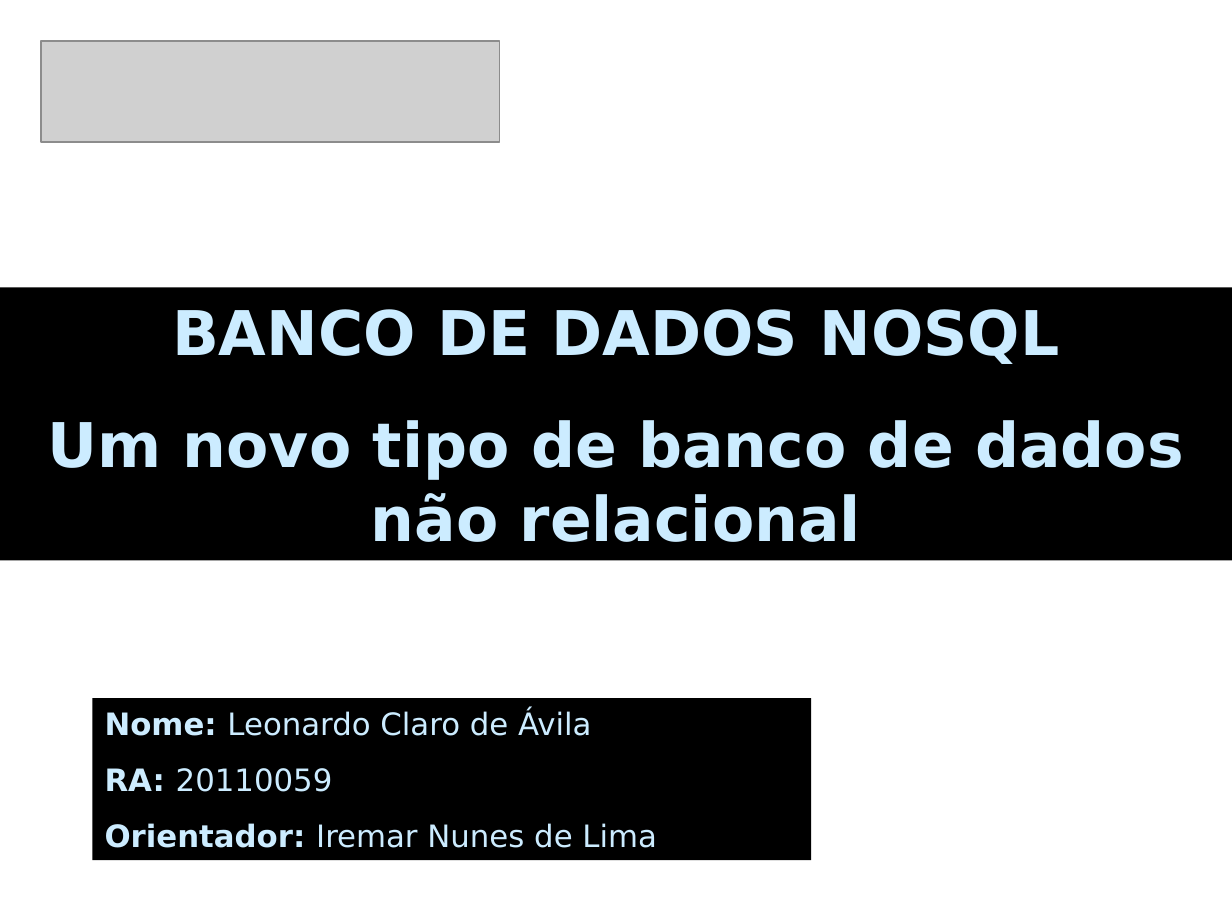
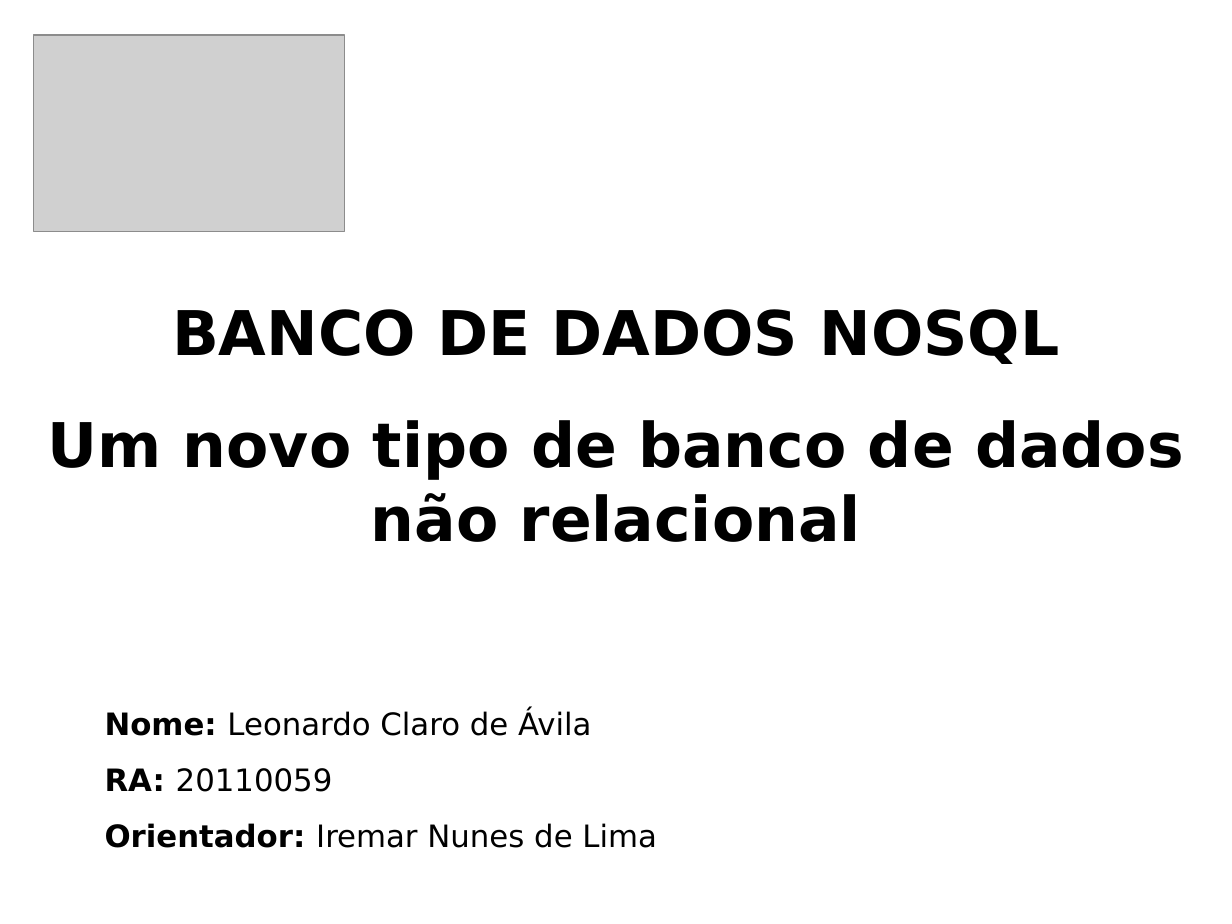
Before and after one commit to leoclaro/artigo-nosql, a slide deck: slide 1 of trabalho final/Apresentação - NOSQL.ppt. Drawn at 1232x924 pixels with LibreOffice and Linux fonts; fonts in the diff are those of the drawing; grey boxes stand for pictures; background and template pictures are left out. Boxes give left, top, right and bottom in pixels: in the first picture for what was removed or moved away, otherwise in the second. Text is boxed around its words. In the diff, an @@ line names an element or a change of style, - is before the commit and + after.

```diff
--- a/trabalho final/Apresentação - NOSQL.ppt
+++ b/trabalho final/Apresentação - NOSQL.ppt
@@ picture: place and size @@
-picture at bbox=[41, 41, 499, 142]
+picture at bbox=[33, 34, 344, 230]
@@ text "BANCO DE DADOS NOSQL": place and size @@
-text "BANCO DE DADOS NOSQL" at bbox=[0, 287, 1232, 561]
+text "BANCO DE DADOS NOSQL" at bbox=[47, 309, 1184, 542]
@@ text "BANCO DE DADOS NOSQL" at bbox=[47, 309, 1184, 542]: text colour #CCECFF to #000000; fill #000000 to none @@
@@ text "Nome: Leonardo Claro de Ávila": place and size @@
-text "Nome: Leonardo Claro de Ávila" at bbox=[92, 699, 811, 861]
+text "Nome: Leonardo Claro de Ávila" at bbox=[105, 710, 657, 848]
@@ text "Nome: Leonardo Claro de Ávila" at bbox=[105, 710, 657, 848]: text colour #CCECFF to #000000; fill #000000 to none @@
```
Also in this commit, not shown: 9 other slides changed.
